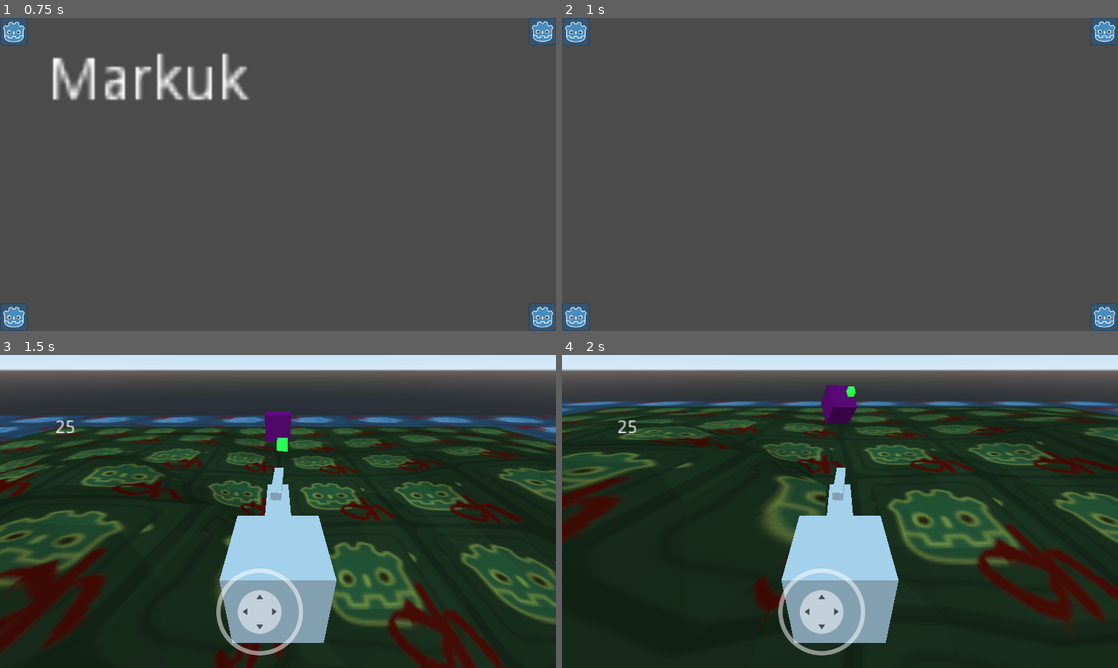
Above: before the commit, frames 1-4 (two rows, left to right).
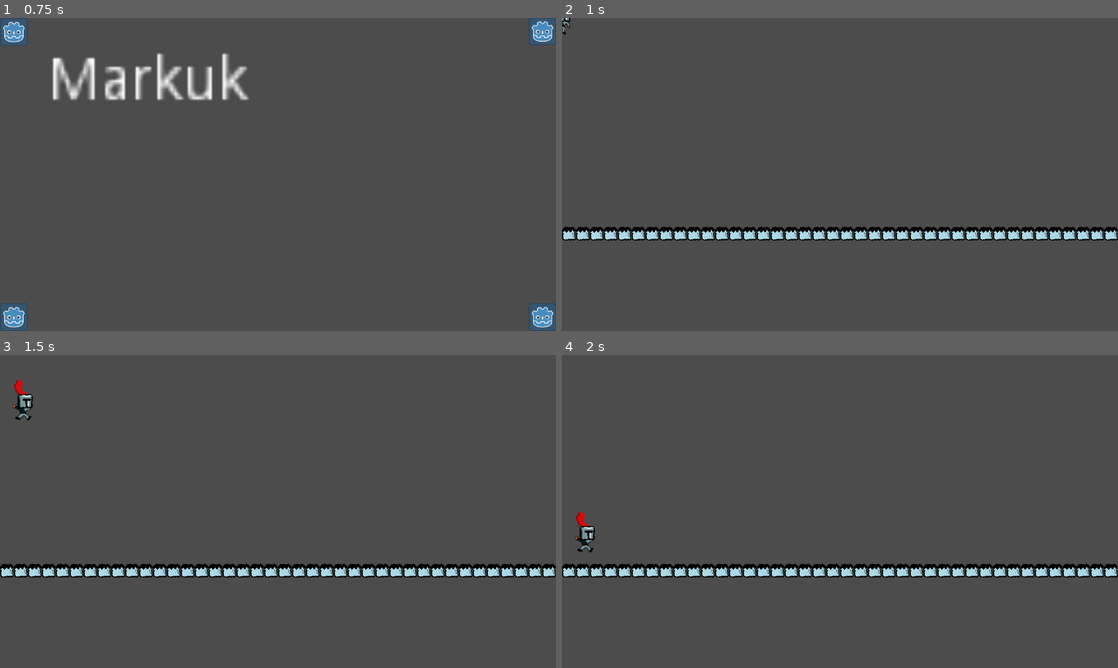
Above: after the commit, the same moments.

Repository: JoseGarciaMoreno/Mjam23
Game: Godot game, scene res://asset/menumapa/0entrada.tscn
Two runs of this game, one before a commit and one after it. Both use one fixed random seed, a clock stepped at 60 frames per second and the inputs below.
Inputs (mouse positions are in pixels of both pictures, inside the frame that each line leads up to):
- Up to frame 1 (0.75 s): tap Enter at 0.5 s; move the mouse to (400, 158) at 0.52 s; hold D (move_right) from 0.53 s (still down); click (400, 158) at 0.67 s
- Up to frame 2 (1 s): keep holding D (move_right); tap Space (jump) at 0.77 s
- Up to frame 3 (1.5 s): release D (move_right) at 1.25 s; click (300, 536) at 1.27 s
- Up to frame 4 (2 s): no input

Frame 1 is identical in both runs. In frame 2, 5.6% of the frame differs, in the area x 0-100%, y 0-100%; in frame 3, 91%; in frame 4, 92%.

Commit message:
seguridad 25/11/2023

Diff:
--- a/marduk/asset/menumapa/0entrada.gd
+++ b/marduk/asset/menumapa/0entrada.gd
@@ -7,7 +7,7 @@
 func load_main_menu():
 	print("hola")
 	# Cambiar a la escena del menú principal.
-	var _juego = get_tree().change_scene("res://asset/menumapa/mapa0.tscn")
+	var _juego = get_tree().change_scene("res://escenarios2d/pantalla0/pantalla0.tscn")
 # Called every frame. 'delta' is the elapsed time since the previous frame.
 #func _process(delta):
 #	pass
